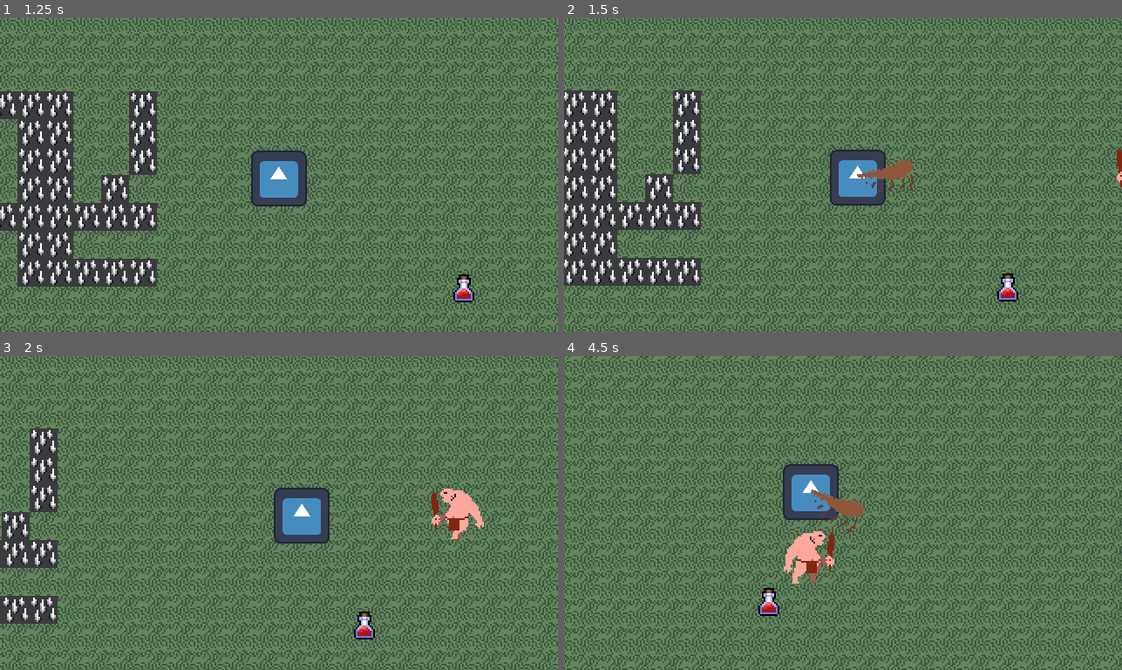
Above: before the commit, frames 1-4 (two rows, left to right).
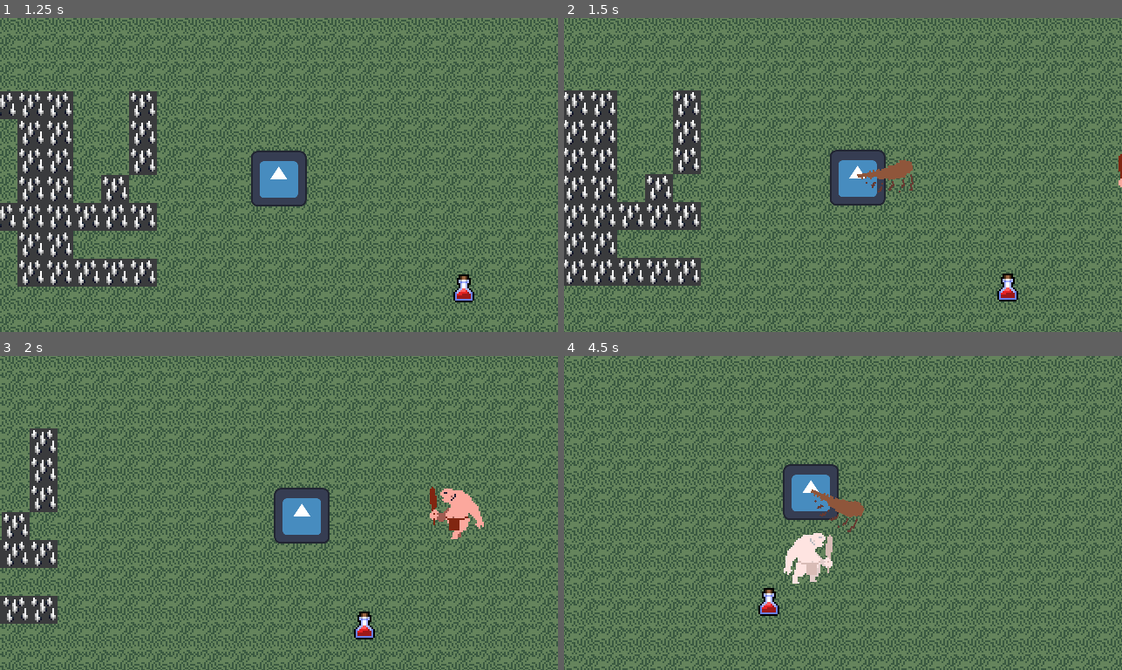
Above: after the commit, the same moments.

Repository: KxUgh/48h-game-jam-game
Game: Godot game, scene res://scenes/main_menu.tscn
The game is run twice, just before and just after one commit, with the same random seed, the same clock (stepped at 60 frames per second) and the same inputs. The engine's default icon, where the game draws it, is replaced by a stand-in: a white triangle on a blue panel in a dark square.
Inputs (mouse positions are in pixels of both pictures, inside the frame that each line leads up to):
- Up to frame 1 (1.25 s): click "Game the Game" at 0.5 s
- Up to frame 2 (1.5 s): move the mouse to (965, 159) at 1.27 s; hold D (right) from 1.28 s (still down); click (965, 159) at 1.35 s
- Up to frame 3 (2 s): keep holding D (right)
- Up to frame 4 (4.5 s): move the mouse to (731, 528) at 2.02 s; release D (right) at 2.03 s; hold S (down) 2.03-2.78 s; click (731, 528) at 2.1 s; move the mouse to (898, 443) at 2.77 s; hold D (right) 2.78-3.53 s; click (898, 443) at 2.85 s; move the mouse to (815, 575) at 3.52 s; hold W (up) 3.53-4.28 s; click (815, 575) at 3.6 s; move the mouse to (1010, 560) at 4.27 s; hold A (left) from 4.28 s (still down); click (1010, 560) at 4.35 s

Frame 1 is identical in both runs. In frame 2, less than 0.1% of the frame differs, in the area x 99-100%, y 41-54%; in frame 3, 0.1%; in frame 4, 1.0%, in the area x 39-49%, y 55-73%.

Commit message:
Caveman hit

Diff:
--- a/scenes/caveman.tscn
+++ b/scenes/caveman.tscn
@@ -1,14 +1,48 @@
-[gd_scene load_steps=16 format=3 uid="uid://i08j2b1vco1c"]
+[gd_scene load_steps=26 format=3 uid="uid://i08j2b1vco1c"]
 
 [ext_resource type="Script" path="res://scripts/caveman.gd" id="1_0q23h"]
 [ext_resource type="Texture2D" uid="uid://fvh8kpgwa3qn" path="res://assets/caveman_idle.png" id="2_ldgtn"]
+[ext_resource type="Texture2D" uid="uid://dgxwf7dng4wyi" path="res://assets/caveman_attack.png" id="2_vpquf"]
 [ext_resource type="Texture2D" uid="uid://b04fvwk80p3q7" path="res://assets/caveman_walk.png" id="3_1lo48"]
+[ext_resource type="Texture2D" uid="uid://caudn3n72emrj" path="res://assets/caveman_hit.png" id="3_3twui"]
 [ext_resource type="PackedScene" uid="uid://difqlskth1v0q" path="res://scenes/sword.tscn" id="3_nvu0n"]
 [ext_resource type="PackedScene" uid="uid://cgcoauqh6nqty" path="res://scenes/club_attack.tscn" id="4_ik4oq"]
 
 [sub_resource type="CapsuleShape2D" id="CapsuleShape2D_ttnv6"]
 radius = 8.0
 height = 32.0
+
+[sub_resource type="AtlasTexture" id="AtlasTexture_k7hb5"]
+atlas = ExtResource("2_vpquf")
+region = Rect2(0, 0, 32, 32)
+
+[sub_resource type="AtlasTexture" id="AtlasTexture_knlws"]
+atlas = ExtResource("2_vpquf")
+region = Rect2(32, 0, 32, 32)
+
+[sub_resource type="AtlasTexture" id="AtlasTexture_qbg6x"]
+atlas = ExtResource("2_vpquf")
+region = Rect2(64, 0, 32, 32)
+
+[sub_resource type="AtlasTexture" id="AtlasTexture_jq8tc"]
+atlas = ExtResource("2_vpquf")
+region = Rect2(96, 0, 32, 32)
+
+[sub_resource type="AtlasTexture" id="AtlasTexture_pwdlb"]
+atlas = ExtResource("3_3twui")
+region = Rect2(0, 0, 32, 32)
+
+[sub_resource type="AtlasTexture" id="AtlasTexture_l8551"]
+atlas = ExtResource("3_3twui")
+region = Rect2(32, 0, 32, 32)
+
+[sub_resource type="AtlasTexture" id="AtlasTexture_b4ry2"]
+atlas = ExtResource("3_3twui")
+region = Rect2(64, 0, 32, 32)
+
+[sub_resource type="AtlasTexture" id="AtlasTexture_m4fgh"]
+atlas = ExtResource("3_3twui")
+region = Rect2(96, 0, 32, 32)
 
 [sub_resource type="AtlasTexture" id="AtlasTexture_dvavv"]
 atlas = ExtResource("2_ldgtn")
@@ -44,6 +78,40 @@
 
 [sub_resource type="SpriteFrames" id="SpriteFrames_oy70h"]
 animations = [{
+"frames": [{
+"duration": 1.0,
+"texture": SubResource("AtlasTexture_k7hb5")
+}, {
+"duration": 1.0,
+"texture": SubResource("AtlasTexture_knlws")
+}, {
+"duration": 1.0,
+"texture": SubResource("AtlasTexture_qbg6x")
+}, {
+"duration": 4.0,
+"texture": SubResource("AtlasTexture_jq8tc")
+}],
+"loop": false,
+"name": &"attack",
+"speed": 10.0
+}, {
+"frames": [{
+"duration": 1.0,
+"texture": SubResource("AtlasTexture_pwdlb")
+}, {
+"duration": 1.0,
+"texture": SubResource("AtlasTexture_l8551")
+}, {
+"duration": 1.0,
+"texture": SubResource("AtlasTexture_b4ry2")
+}, {
+"duration": 1.0,
+"texture": SubResource("AtlasTexture_m4fgh")
+}],
+"loop": true,
+"name": &"hit",
+"speed": 5.0
+}, {
 "frames": [{
 "duration": 1.0,
 "texture": SubResource("AtlasTexture_dvavv")
@@ -89,16 +157,18 @@
 nav_timer = NodePath("NavTimer")
 sprite = NodePath("AnimatedSprite2D")
 club = NodePath("Sword")
-attack_cooldown = 2.0
+attack_distance = 40.0
 speed = 50.0
 max_health = 10.0
+attack_cooldown = 2.0
 
 [node name="CollisionShape2D" type="CollisionShape2D" parent="."]
 shape = SubResource("CapsuleShape2D_ttnv6")
 
 [node name="AnimatedSprite2D" type="AnimatedSprite2D" parent="."]
 sprite_frames = SubResource("SpriteFrames_oy70h")
-animation = &"walk"
+animation = &"idle"
+autoplay = "idle"
 
 [node name="NavigationAgent2D" type="NavigationAgent2D" parent="."]
 
--- a/scripts/caveman.gd
+++ b/scripts/caveman.gd
@@ -4,9 +4,7 @@
 @export var nav_timer: Timer
 @export var sprite: AnimatedSprite2D
 @export var club: Weapon
-@export var attack_cooldown: float
-
-@onready var since_last_attack: float = attack_cooldown
+@export var attack_distance: float
 
 var target: Player
 
@@ -15,27 +13,28 @@
 	nav_timer.timeout.connect(update_nav_agent)
 
 func _physics_process(delta: float) -> void:
-	since_last_attack += delta
+	super(delta)
 
 	var next_path_position: Vector2 = nav_agent.get_next_path_position()
 	var direction: Vector2 = position.direction_to(next_path_position)
 
-	if position.distance_to(target.position) > 40:
+	if position.distance_to(target.position) > attack_distance:
 		velocity = direction * speed
 	else:
 		velocity = Vector2.ZERO
-		if can_attack():
-			club.attack(position,target.position)
-			since_last_attack = 0
 
-	print(scale.x)
 	if velocity.x != 0:
 		sprite.scale.x = sign(velocity.x)
 
 	if velocity.length() > 0:
-		sprite.play("walk")
+		request_animation_change("walk")
 	else:
-		sprite.play("idle")
+		request_animation_change("idle")
+
+	if can_attack():
+		request_animation_change("attack")
+		club.attack(position,target.position)
+		since_last_attack = 0
 
 	move_and_slide()
 
@@ -48,9 +47,11 @@
 	nav_agent.target_position = target.position
 
 func can_attack() -> bool:
-	return since_last_attack > attack_cooldown
+	return super()
 
 func take_damage(damage: float) -> void:
+	super(damage)
+	request_animation_change("hit")
 	health -= damage
 	health = clampf(health,0,max_health)
 	if health == 0:
@@ -58,3 +59,16 @@
 
 func die() -> void:
 	queue_free()
+
+func request_animation_change(requested_animation: String) -> void:
+	var unskippable_anims: Array[String] = ["attack","hit"]
+	var override_anims: Array[String] = ["attack"]
+	if not sprite.is_playing():
+		sprite.play(requested_animation)
+		return
+	if requested_animation in override_anims:
+		sprite.play(requested_animation)
+		return
+	if sprite.animation not in unskippable_anims:
+		sprite.play(requested_animation)
+		return
--- a/scripts/enemy.gd
+++ b/scripts/enemy.gd
@@ -2,3 +2,12 @@
 extends Entity
 
 @export var speed: float
+
+func _physics_process(delta: float) -> void:
+	super(delta)
+
+func take_damage(damage: float) -> void:
+	super(damage)
+
+func can_attack() -> bool:
+	return super()
--- a/scripts/entity.gd
+++ b/scripts/entity.gd
@@ -2,16 +2,24 @@
 extends CharacterBody2D
 
 @export var max_health: float
+@export var attack_cooldown: float
 @export var damage_delay: float
 
 @onready var health: float = max_health
 @onready var since_last_damage: float = damage_delay
+@onready var since_last_attack: float = attack_cooldown
 
 func _physics_process(delta: float) -> void:
 	since_last_damage += delta
+	since_last_attack += delta
 
 func take_damage(_damage: float) -> void:
-	pass
+	if since_last_damage < damage_delay:
+		return
+	since_last_damage = 0
 
 func heal(_amount: float) -> void:
 	pass
+
+func can_attack() -> bool:
+	return since_last_attack > attack_cooldown and since_last_damage > damage_delay
--- a/scripts/player.gd
+++ b/scripts/player.gd
@@ -21,9 +21,7 @@
 	move_and_slide()
 
 func take_damage(damage: float) -> void:
-	if since_last_damage < damage_delay:
-		return
-	since_last_damage = 0
+	super(damage)
 	health -= damage
 	health = clampf(health,0,max_health)
 	print(health)
Binary file added: assets/caveman_attack.png
Not shown, added: assets/caveman_attack.png.import
Binary file added: assets/caveman_hit.png
Not shown, added: assets/caveman_hit.png.import
Not shown: 1 places in scenes/main.tscn that only renumber resources
